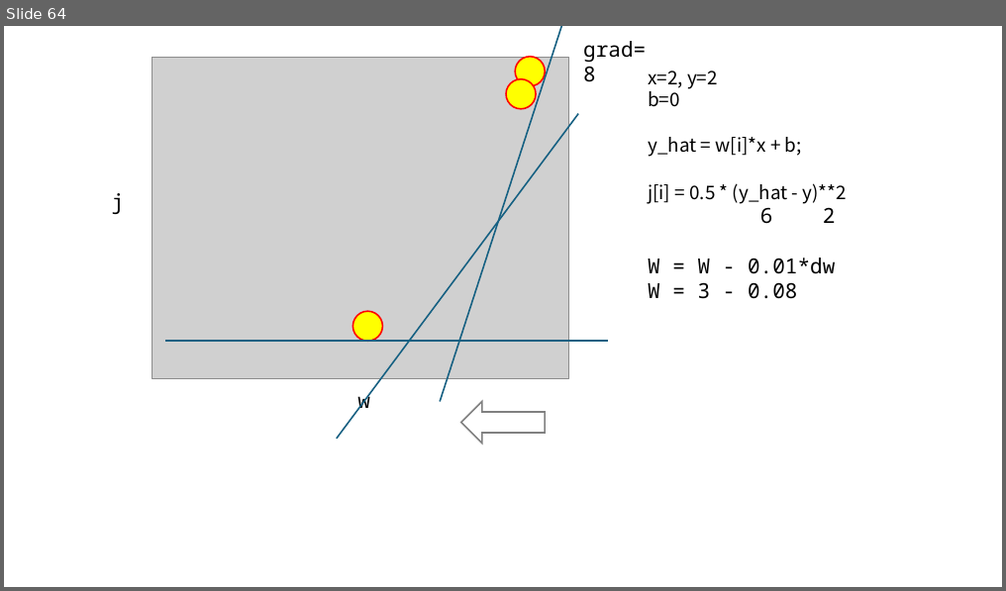
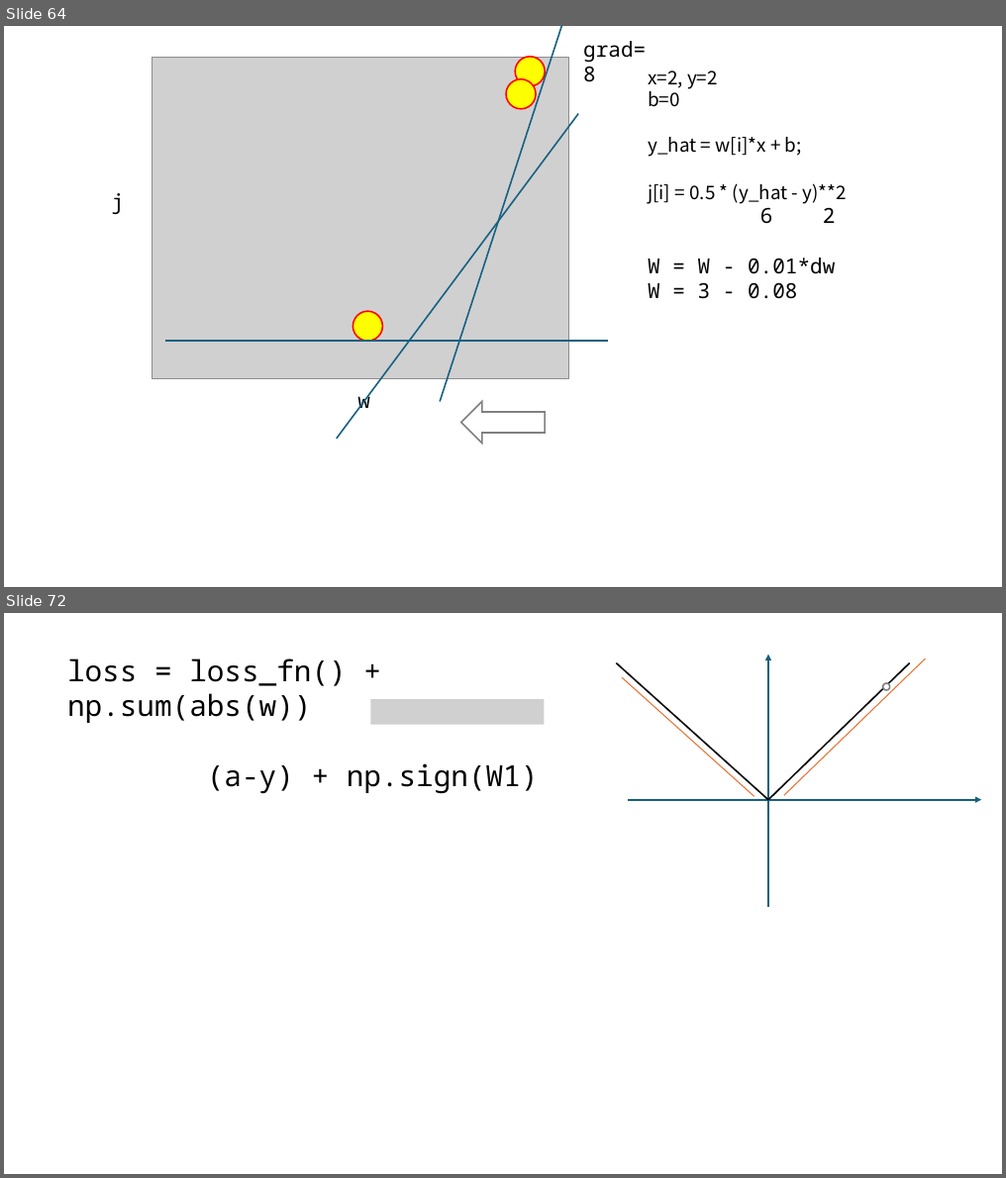
Before and after one commit to imguru-mooc/mfu-optimization, a slide deck: 판서.pptx. Shown one above the other, each under a label of ours: slide 64 before the commit, slides 64 and 72 after it; the slides between them are not shown. The pictures are 1006x591 and 1006x1178 pixels, drawn with LibreOffice and Linux fonts; fonts in the diff are those of the drawing; grey boxes stand for pictures. Boxes give left, top, right and bottom in pixels: in the first picture for what was removed or moved away, otherwise in the second. Text is boxed around its words. In the diff, an @@ line names an element or a change of style, - is before the commit and + after.

```diff
--- a/판서.pptx
+++ b/판서.pptx
@@ slide 72 added at (4, 613, 1002, 1174), background #FFFFFF @@
@@ text added at (67, 659, 539, 794), 28 pt, text #000000 @@
+loss = loss_fn() + np.sum(abs(w))
+(a-y) + np.sign(W1)
@@ line added from (617, 663) to (768, 800), #000000 1.5 pt @@
@@ arrow added from (768, 907) to (768, 655), #156082 1.5 pt @@
@@ line added from (768, 800) to (910, 663), #000000 1.5 pt @@
@@ line added from (784, 796) to (926, 659), #E97132 1 pt @@
@@ picture added at (371, 699, 544, 725) @@
@@ line added from (754, 796) to (622, 677), #E97132 1 pt @@
@@ ellipse added at (883, 683, 890, 690), fill #FFFFFF, outline #808080 1.5 pt @@
@@ arrow added from (628, 800) to (982, 800), #156082 1.5 pt @@
```
Also in this commit, not shown: 80 other slides added, 2 other files.
